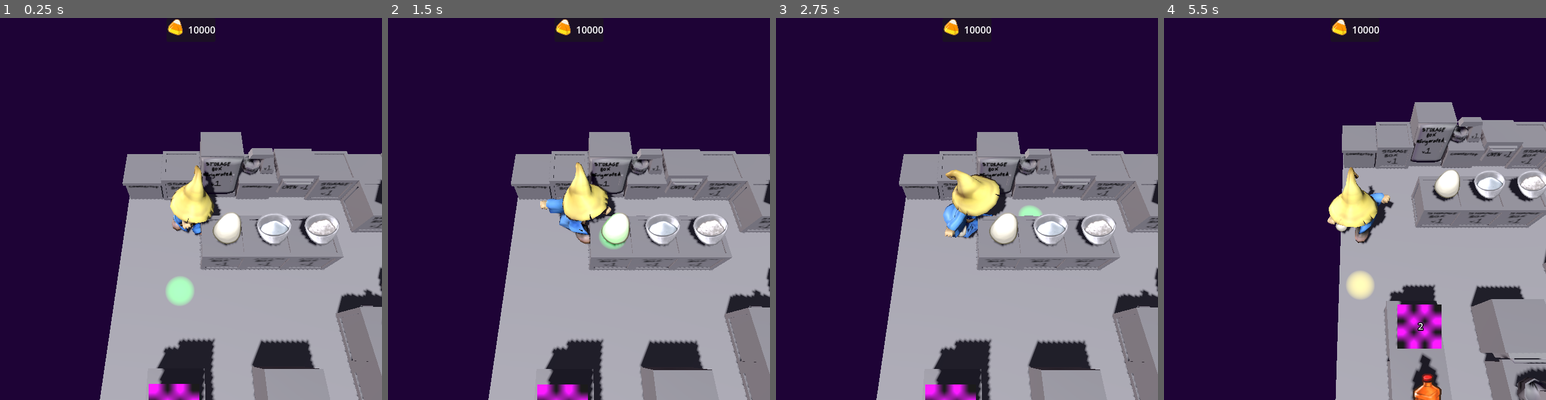
Above: before the commit, frames 1-4 (left to right).
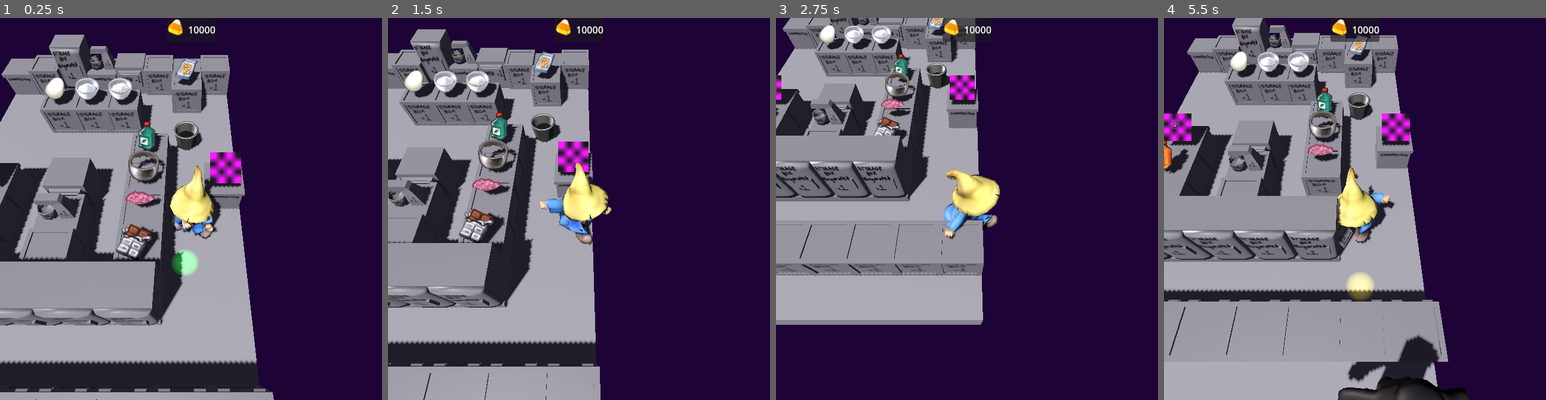
Above: after the commit, the same moments.

Repository: AdmiralPotato/halloween_game_2026
Game: Godot game, scene res://map/TilemapTest.tscn
Same seed, same stepped clock (60 frames per second), same inputs: the game is played once before the commit and once after it.
Inputs (mouse positions are in pixels of both pictures, inside the frame that each line leads up to):
- Up to frame 1 (0.25 s): no input
- Up to frame 2 (1.5 s): move the mouse to (663, 189) at 0.52 s; hold Right (move_right) 0.53-1.28 s; tap O (interact) at 0.6, 1.35 s; move the mouse to (502, 228) at 1.27 s; hold Down (move_down) from 1.28 s (still down)
- Up to frame 3 (2.75 s): move the mouse to (1005, 124) at 2.02 s; release Down (move_down) at 2.03 s; hold Right (move_right) from 2.03 s (still down); tap P (pickup) at 2.1 s; tap O (interact) at 2.3 s
- Up to frame 4 (5.5 s): move the mouse to (1335, 285) at 2.77 s; release Right (move_right) at 2.78 s; hold Up (move_up) 2.78-3.53 s; tap C (toggle_rearrange) at 2.85 s; tap O (interact) at 3.05, 3.6, 4.35, 5.3 s; move the mouse to (1469, 266) at 3.52 s; hold Left (move_left) 3.53-5.03 s; move the mouse to (1240, 151) at 4.27 s; move the mouse to (1374, 209) at 5.02 s; hold Down (move_down) from 5.03 s (still down); tap P (pickup) at 5.1 s

The runs differ from the first frame. In frame 1, 67% of the frame differs, in the area x 0-100%, y 4-100%; in frame 2, 68%; in frame 3, 68%; in frame 4, 75%, in the area x 0-100%, y 0-100%.
Error in both runs: Invalid access to property or key 'furni' on a base object of type 'Nil'. (res://map/tilemap.gd:121)

Commit message:
Track total modifiers as well as unique modifiers for price

Diff:
--- a/map/FurniDisplaycase.tscn
+++ b/map/FurniDisplaycase.tscn
@@ -2,6 +2,7 @@
 
 [ext_resource type="Script" uid="uid://bqnusckvvuj8e" path="res://map/furni_displaycase.gd" id="1_qn3iu"]
 [ext_resource type="PackedScene" uid="uid://cqpi8tk8o2j1" path="res://assets/furni_storage_box_0.glb" id="2_robgn"]
+[ext_resource type="FontFile" uid="uid://c6nt4017bdbn6" path="res://assets/sym_font.png" id="3_robgn"]
 
 [sub_resource type="BoxShape3D" id="BoxShape3D_p33bg"]
 size = Vector3(1, 0.8, 1)
@@ -17,11 +18,13 @@
 
 [node name="storageBox_v1" parent="StaticBody3D" unique_id=383906389 instance=ExtResource("2_robgn")]
 
-[node name="Label3D" type="Label3D" parent="StaticBody3D" unique_id=743044569]
-transform = Transform3D(1, 0, 0, 0, -4.371139e-08, 1, 0, -1, -4.371139e-08, 0, 1, 0)
-pixel_size = 0.007
-text = "Display
-Case"
+[node name="Cost" type="Label3D" parent="StaticBody3D" unique_id=743044569]
+unique_name_in_owner = true
+transform = Transform3D(1, 0, 0, 0, 1, 0, 0, 0, 1, 0, 0.5, 0.5)
+visible = false
+pixel_size = 0.01
+text = "$0"
+font = ExtResource("3_robgn")
 
 [node name="Item" type="Marker3D" parent="." unique_id=1797907171]
 transform = Transform3D(1, 0, 0, 0, 1, 0, 0, 0, 1, 0, 1.1, 0)
--- a/map/TilemapTest.tscn
+++ b/map/TilemapTest.tscn
@@ -20,6 +20,7 @@
 [ext_resource type="PackedScene" uid="uid://do30vdu0sngt5" path="res://map/FurniOven.tscn" id="11_nabl1"]
 [ext_resource type="PackedScene" uid="uid://dfjdkdlvlfocq" path="res://map/FurniCuttingboard.tscn" id="14_p5gm8"]
 [ext_resource type="Resource" uid="uid://dtpa5786bonsp" path="res://model/data/items/frosting.tres" id="15_olchu"]
+[ext_resource type="Resource" uid="uid://by7lx0wufl7ui" path="res://model/data/items/cake.tres" id="16_0d7dl"]
 [ext_resource type="PackedScene" uid="uid://d1tp40f6bgvc6" path="res://map/FurniTrash.tscn" id="18_tdsbi"]
 [ext_resource type="Texture2D" uid="uid://tdosspgn5nwg" path="res://assets/candy.png" id="23_0d7dl"]
 [ext_resource type="Script" uid="uid://bxwh47wigsd11" path="res://map/gold.gd" id="24_0d7dl"]
@@ -42,57 +43,57 @@
 [sub_resource type="Resource" id="Resource_3qeqy"]
 script = ExtResource("4_qtmpa")
 item = SubResource("Resource_8mw78")
-craft_depth = null
-modifier_depth = null
+unique_modifier_depth = null
+total_modifier_depth = null
 metadata/_custom_type_script = "uid://n2r00hcbl3ul"
 
 [sub_resource type="Resource" id="Resource_5qf2s"]
 script = ExtResource("4_qtmpa")
 item = ExtResource("7_15bd0")
-craft_depth = null
-modifier_depth = null
+unique_modifier_depth = null
+total_modifier_depth = null
 metadata/_custom_type_script = "uid://n2r00hcbl3ul"
 
 [sub_resource type="Resource" id="Resource_8bmqu"]
 script = ExtResource("4_qtmpa")
 item = ExtResource("8_tdsbi")
-craft_depth = null
-modifier_depth = null
+unique_modifier_depth = null
+total_modifier_depth = null
 metadata/_custom_type_script = "uid://n2r00hcbl3ul"
 
 [sub_resource type="Resource" id="Resource_sfvuk"]
 script = ExtResource("4_qtmpa")
 item = ExtResource("9_tdsbi")
-craft_depth = null
-modifier_depth = null
+unique_modifier_depth = null
+total_modifier_depth = null
 metadata/_custom_type_script = "uid://n2r00hcbl3ul"
 
 [sub_resource type="Resource" id="Resource_2f20c"]
 script = ExtResource("4_qtmpa")
 item = ExtResource("7_nabl1")
-craft_depth = null
-modifier_depth = null
+unique_modifier_depth = null
+total_modifier_depth = null
 metadata/_custom_type_script = "uid://n2r00hcbl3ul"
 
 [sub_resource type="Resource" id="Resource_olchu"]
 script = ExtResource("4_qtmpa")
 item = ExtResource("7_n1qkj")
-craft_depth = null
-modifier_depth = null
+unique_modifier_depth = null
+total_modifier_depth = null
 metadata/_custom_type_script = "uid://n2r00hcbl3ul"
 
 [sub_resource type="Resource" id="Resource_6jj7b"]
 script = ExtResource("4_qtmpa")
 item = ExtResource("9_8mw78")
-craft_depth = null
-modifier_depth = null
+unique_modifier_depth = null
+total_modifier_depth = null
 metadata/_custom_type_script = "uid://n2r00hcbl3ul"
 
 [sub_resource type="Resource" id="Resource_5c0gd"]
 script = ExtResource("4_qtmpa")
 item = ExtResource("9_vwyy3")
-craft_depth = null
-modifier_depth = null
+unique_modifier_depth = null
+total_modifier_depth = null
 metadata/_custom_type_script = "uid://n2r00hcbl3ul"
 
 [sub_resource type="Resource" id="Resource_0d7dl"]
@@ -100,16 +101,24 @@
 item = ExtResource("15_olchu")
 count = 2
 modifiers = Array[ExtResource("4_qtmpa")]([SubResource("Resource_5c0gd")])
-craft_depth = null
-modifier_depth = null
+unique_modifier_depth = null
+total_modifier_depth = null
 metadata/_custom_type_script = "uid://n2r00hcbl3ul"
 
 [sub_resource type="Resource" id="Resource_evbxi"]
 script = ExtResource("4_qtmpa")
 item = ExtResource("9_vwyy3")
 modifiers = Array[ExtResource("4_qtmpa")]([SubResource("Resource_5c0gd")])
-craft_depth = null
-modifier_depth = null
+unique_modifier_depth = null
+total_modifier_depth = null
+metadata/_custom_type_script = "uid://n2r00hcbl3ul"
+
+[sub_resource type="Resource" id="Resource_robgn"]
+script = ExtResource("4_qtmpa")
+item = ExtResource("16_0d7dl")
+craft_depth = 2
+unique_modifier_depth = 12
+total_modifier_depth = 36
 metadata/_custom_type_script = "uid://n2r00hcbl3ul"
 
 [sub_resource type="AtlasTexture" id="AtlasTexture_qlr6m"]
@@ -130,8 +139,8 @@
 [sub_resource type="Resource" id="Resource_u7cwy"]
 script = ExtResource("4_qtmpa")
 item = SubResource("Resource_8aiqj")
-craft_depth = null
-modifier_depth = null
+unique_modifier_depth = null
+total_modifier_depth = null
 metadata/_custom_type_script = "uid://n2r00hcbl3ul"
 
 [sub_resource type="BoxShape3D" id="BoxShape3D_el5rg"]
@@ -213,6 +222,10 @@
 [node name="Furni1_7" parent="Tilemap" unique_id=94086941 instance=ExtResource("9_2f20c")]
 transform = Transform3D(1, 0, 0, 0, 1, 0, 0, 0, 1, 1.5, 0, 7.5)
 
+[node name="Furni7_5" parent="Tilemap" unique_id=2109306680 instance=ExtResource("9_2f20c")]
+transform = Transform3D(1, 0, 0, 0, 1, 0, 0, 0, 1, 7.5, 0, 5.5)
+initial_stack = SubResource("Resource_robgn")
+
 [node name="Furni6_1" parent="Tilemap" unique_id=1034491232 instance=ExtResource("3_0vrjm")]
 transform = Transform3D(1, 0, 0, 0, 1, 0, 0, 0, 1, 6.5, 0, 1.5)
 stack = SubResource("Resource_u7cwy")
@@ -257,7 +270,7 @@
 [node name="Customers" type="Node3D" parent="." unique_id=1606353682]
 
 [node name="TestPlayer" parent="." unique_id=1707035649 instance=ExtResource("3_8t2af")]
-transform = Transform3D(1, 0, 0, 0, 1, 0, 0, 0, 1, 2, 0, 2)
+transform = Transform3D(1, 0, 0, 0, 1, 0, 0, 0, 1, 6.6479325, 0, 6.437139)
 
 [node name="WorldEnvironment" type="WorldEnvironment" parent="." unique_id=1716016636]
 environment = SubResource("Environment_el5rg")
--- a/map/furni_displaycase.gd
+++ b/map/furni_displaycase.gd
@@ -1,3 +1,17 @@
 @tool
 class_name FurniDisplayCase
 extends FurniCountertop
+
+func _ready() -> void:
+	update_cost()
+
+func set_item(it: ItemNode):
+	super(it)
+	update_cost()
+
+func update_cost():
+	if item and item.stack:
+		%Cost.visible = true
+		%Cost.text = "$" + str(item.stack.sell_price)
+	else:
+		%Cost.visible = false
--- a/map/furni_station.gd
+++ b/map/furni_station.gd
@@ -19,7 +19,8 @@
 					.as_combination(info.modifiers + info.ingredients)
 			stack.modifiers = info.modifiers
 			stack.craft_depth = info.craft_depth
-			stack.modifier_depth = info.modifier_depth
+			stack.unique_modifier_depth = info.unique_modifier_depth
+			stack.total_modifier_depth = info.total_modifier_depth
 			if info.container:
 				var container_stack: ItemStack = info.container.duplicate(true)
 				container_stack.contents = [stack]
--- a/model/item_info.gd
+++ b/model/item_info.gd
@@ -49,7 +49,8 @@
 }
 
 const TIER_COSTS: Dictionary[int, int] = {1: 10, 2: 25, 3: 50, 4: 100, 5: 500}
-const PER_MOD_BASE: float = 1.25
+const PER_EACH_MOD_BASE: float = 1.1
+const PER_UNIQUE_MOD_BASE: float = 1.25
 const PER_CRAFT_BASE: float = 1.5
 
 ## Name of this kind of item. May be used in Recipes.
--- a/model/item_stack.gd
+++ b/model/item_stack.gd
@@ -36,11 +36,17 @@
 	set(new):
 		craft_depth = new
 		emit_changed()
-## How many modifiers this stack has had in the course of its processing.
+## How many unique modifiers this stack has had in the course of its processing.
 ## Determines the cost of resulting products.
-@export var modifier_depth: int = 0:
-	set(new):
-		modifier_depth = new
+@export var unique_modifier_depth: int = 0:
+	set(new):
+		unique_modifier_depth = new
+		emit_changed()
+## How many total modifiers this stack has had in the course of its processing.
+## Determines the cost of resulting products.
+@export var total_modifier_depth: int = 0:
+	set(new):
+		total_modifier_depth = new
 		emit_changed()
 
 var total_attributes: Dictionary[ItemInfo.Attribute, int]:
@@ -76,7 +82,8 @@
 			return 0
 		return int(ceil(item.sell_price * \
 				ItemInfo.PER_CRAFT_BASE ** craft_depth * \
-				ItemInfo.PER_MOD_BASE ** modifier_depth
+				ItemInfo.PER_UNIQUE_MOD_BASE ** unique_modifier_depth * \
+				ItemInfo.PER_EACH_MOD_BASE ** total_modifier_depth
 		)) * count
 
 # We need to keep the nilary form of this constructor around to satisfy the
--- a/model/recipe.gd
+++ b/model/recipe.gd
@@ -109,17 +109,21 @@
 					break
 
 			if not impossible:
-				var mod_depth := 0
+				var uniq_mod_depth := 0
+				var total_mod_depth := 0
 				for stack in used_ingredients:
-					mod_depth += stack.modifier_depth
-				mod_depth += ItemStack.get_modifier_cardinality_for_modifiers(remaining).size()
+					uniq_mod_depth += stack.unique_modifier_depth
+					total_mod_depth += stack.total_modifier_depth
+				uniq_mod_depth += ItemStack.get_modifier_cardinality_for_modifiers(remaining).size()
+				total_mod_depth += remaining.size()
 				return {
 					success = true,
 					modifiers = remaining,
 					ingredients = used_ingredients,
 					container = container,
 					craft_depth = new_depth,
-					modifier_depth = mod_depth,
+					unique_modifier_depth = uniq_mod_depth,
+					total_modifier_depth = total_mod_depth,
 				}
 
 		var can_continue := false
